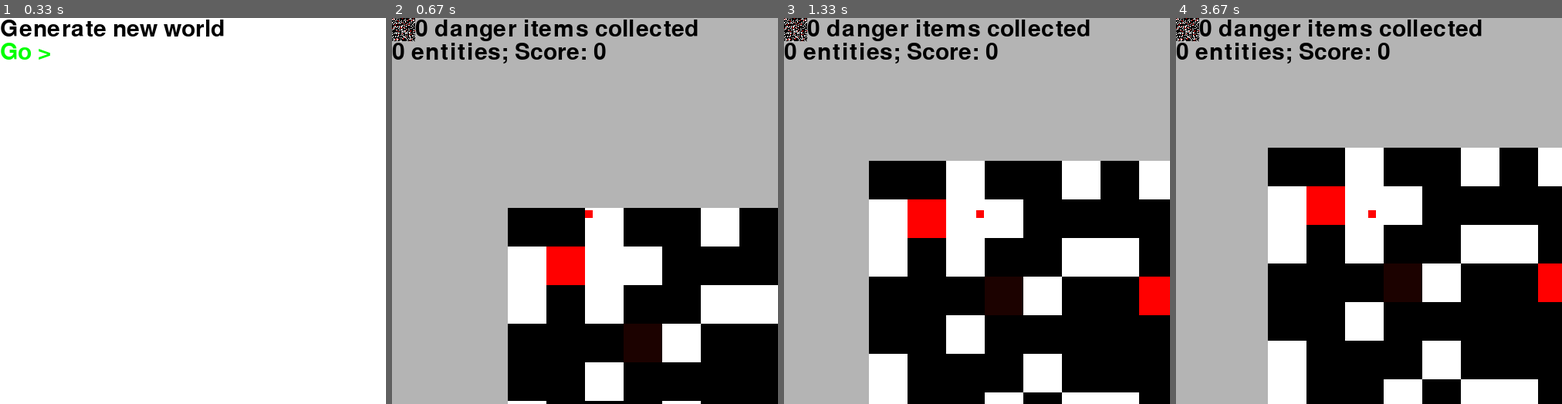
Above: before the commit, frames 1-4 (left to right).
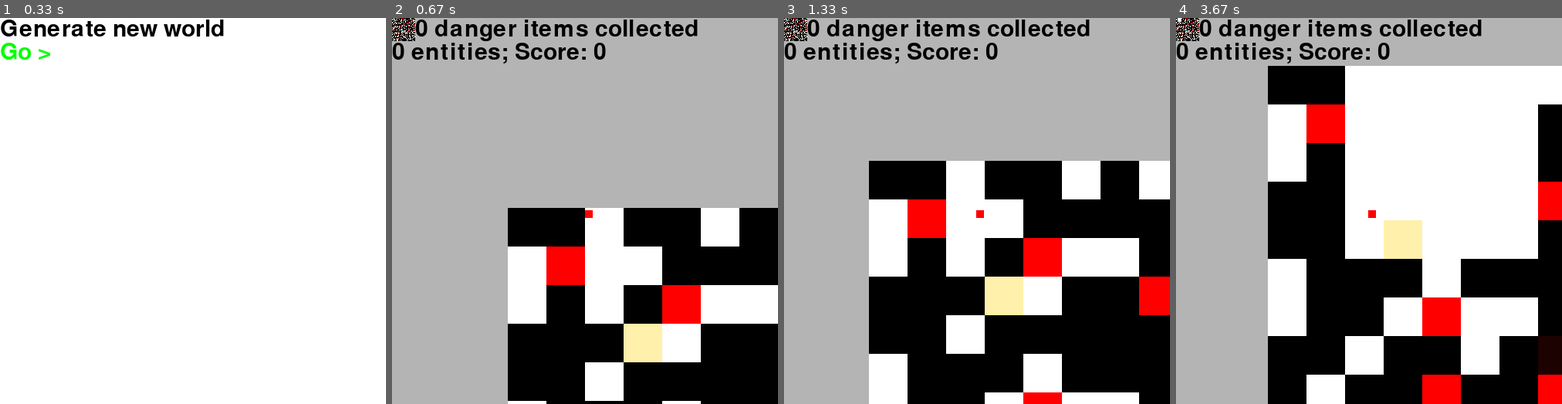
Above: after the commit, the same moments.

Repository: sillypantscoder/pygame_platformer_2
Game: pygame game, started from main.py
Same seed, same stepped clock (60 frames per second), same inputs: the game is played once before the commit and once after it.
Inputs (mouse positions are in pixels of both pictures, inside the frame that each line leads up to):
- Up to frame 1 (0.33 s): no input
- Up to frame 2 (0.67 s): click "Go >" at 0.38 s
- Up to frame 3 (1.33 s): hold Right 0.67-1.13 s; move the mouse to (961, 226) at 0.7 s
- Up to frame 4 (3.67 s): hold Right 1.5-1.97 s; hold Left 2-2.53 s; hold Left 2.57-2.97 s; hold Up 3-3.37 s; hold Right from 3.4 s (still down)

Frame 1 is identical in both runs. In frame 2, 2.0% of the frame differs, in the area x 0-80%, y 0-90%; in frame 3, 2.3%; in frame 4, 47%, in the area x 0-100%, y 0-100%.

Commit message:
Added sand
Sand still experimental

Diff:
--- a/main.py
+++ b/main.py
@@ -1,4 +1,5 @@
 import random
+from tkinter.tix import CELL
 import pygame
 import json
 import math
@@ -14,7 +15,8 @@
 RED = (255, 0, 0)
 GREEN = (0, 255, 0)
 BROWN = (28, 2, 0)
-WORLD = [[random.choices([0, 1, 2, 3], weights=[10, 25, 2, 1], k=1)[0] for y in range(BOARDSIZE[1])] for x in range(BOARDSIZE[0])]
+TAN = (255, 241, 171)
+WORLD = [[random.choices([0, 1, 2, 3, 4], weights=[10, 25, 2, 1, 1], k=1)[0] for y in range(BOARDSIZE[1])] for x in range(BOARDSIZE[0])]
 CELLSIZE = 50
 FONT = pygame.font.Font(pygame.font.get_default_font(), 30)
 c = pygame.time.Clock()
@@ -74,6 +76,10 @@
 				WORLD[x][y] = 0
 			elif WORLD[x][y] == 1:
 				WORLD[x][y] = 0
+			elif WORLD[x][y] == 4:
+				WORLD[x][y] = 0
+				s = MovingBlock(x * CELLSIZE, y * CELLSIZE)
+				things.append(s)
 	for l in more:
 		explosion(*l, 2)
 	if random.random() < 0.3: things.append(Item((cx * CELLSIZE) + (0.5 * CELLSIZE), (cy * CELLSIZE) + (0.5 * CELLSIZE)))
@@ -97,7 +103,7 @@
 			for y in range(len(WORLD[x])):
 				cell = WORLD[x][y]
 				cellrect = pygame.Rect(x * CELLSIZE, y * CELLSIZE, CELLSIZE, CELLSIZE)
-				if cell == 1 or cell == 3:
+				if cell == 1 or cell == 3 or cell == 4:
 					if pygame.Rect(self.x, self.y + 1, 10, 10).colliderect(cellrect):
 						touching_platforms.append(cellrect)
 				if cell == 2:
@@ -150,8 +156,10 @@
 			self.despawn()
 			things.remove(self)
 		else: print("Entity " + str(self) + " was removed twice!")
+	def getBlock(self):
+		return (round(self.x / CELLSIZE), round(self.y / CELLSIZE))
 	def createExplosion(self, rad):
-		explosion(round(self.x / CELLSIZE), round(self.y / CELLSIZE), rad)
+		explosion(*self.getBlock(), rad)
 	def opt_ai_calc(self):
 		pass
 
@@ -263,6 +271,15 @@
 		self.vy = 0
 		self.vx = 0
 		self.ticks -= 1
+
+class MovingBlock(Entity):
+	def tickmove(self):
+		if self.standing:
+			self.y -= CELLSIZE / 2
+			self.die()
+	def despawn(self):
+		b = self.getBlock()
+		WORLD[b[0]][b[1]] = 4
 
 def gainitem(item):
 	if not item in items:
@@ -314,6 +331,8 @@
 					pygame.draw.rect(totalScreen, RED, cellrect)
 				if cell == 3:
 					pygame.draw.rect(totalScreen, BROWN, cellrect)
+				if cell == 4:
+					pygame.draw.rect(totalScreen, TAN, cellrect)
 	# Spawning
 	if random.random() < 0.001:
 		things.append(Spawner(random.randint(0, BOARDSIZE[0] * CELLSIZE), random.randint(0, BOARDSIZE[1] * CELLSIZE)))
